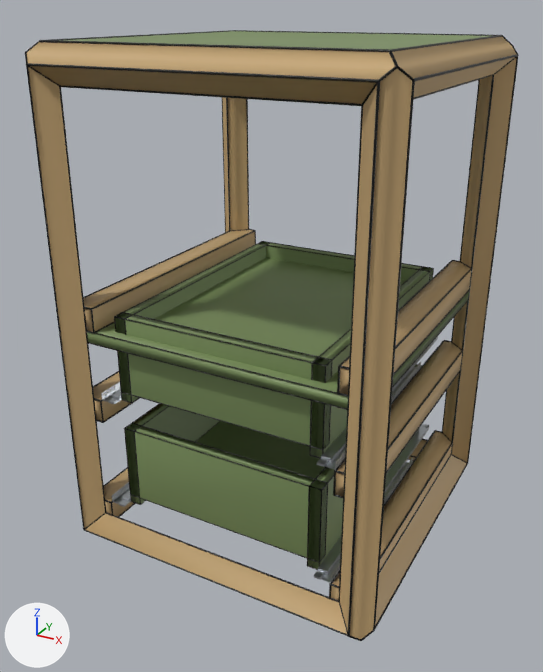
The glTF model public/catalogue/glb/003-table-chevet.glb as it was, and as the next commit left it.
The view is the same before and after, from a 50 mm camera at (0.617, -0.6, 0.644) aimed at (0.191, 0.174, 0.257). Every picture has the same lights, and +X, +Y and +Z are marked at lower left. The older version comes first. Where no turn or scale is listed for an object, it has been applied to the vertices. Vertices at exactly the same position are counted once.
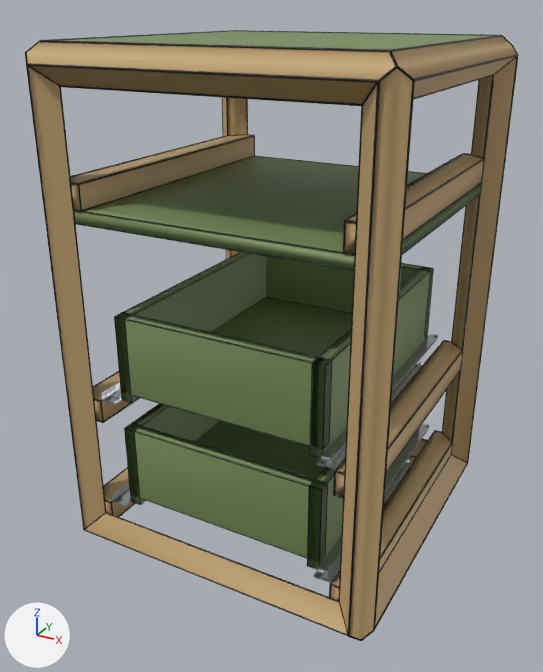
Where the change shows, as pixel boxes [x1, y1, x2, y2] in the pictures (543 x 672 px):
'tablette-plate-mod-0', moved: before [87, 258, 469, 408]; after [74, 156, 481, 269]
'tablette-traverse-left-mod-0', moved: before [84, 230, 255, 332]; after [71, 135, 254, 210]
'tablette-traverse-right-mod-0', moved: before [339, 261, 471, 395]; after [345, 154, 484, 253]
'Mesh_251', moved: before [88, 342, 348, 410]; after [75, 223, 354, 271]
'Mesh_243', moved: before [94, 333, 337, 394]; after [81, 211, 343, 254]
'Mesh_277', moved: before [91, 230, 256, 310]; after [79, 135, 255, 185]
'Mesh_274', moved: before [83, 231, 230, 298]; after [71, 135, 228, 177]
'Mesh_293', moved: before [395, 268, 472, 349]; after [405, 158, 484, 210]
'Mesh_287', moved: before [393, 289, 470, 376]; after [403, 182, 482, 241]
'Mesh_271', moved: before [95, 322, 114, 333]; after [82, 156, 254, 211]
'Mesh_296', moved: before [340, 260, 452, 366]; after [344, 153, 463, 221]
'Mesh_253', moved: before [393, 300, 469, 387]; after [402, 194, 481, 255]
'Mesh_303', moved: before [337, 366, 340, 394]; after [343, 221, 346, 253]
'Mesh_284', moved: before [91, 309, 95, 333]; after [78, 184, 82, 211]
'Mesh_247', moved (not visible before): after [257, 156, 426, 174]
'Mesh_297', moved: before [339, 365, 350, 370]; after [345, 219, 357, 224]
'Mesh_291', moved: before [338, 393, 348, 397]; after [343, 252, 355, 256]
'Mesh_279', moved: before [83, 308, 87, 330]; after [70, 184, 74, 210]
'drawer-box-joue_d-mod-2', unchanged, uncovered by the edit: [311, 267, 433, 457] in both
'drawer-box-arriere-mod-2', unchanged, uncovered by the edit: before [261, 242, 433, 281]; after [266, 256, 433, 336]
'drawer-box-dessous-mod-2', unchanged, uncovered by the edit: after [213, 298, 352, 356]
'arete-Z2', unchanged, covered by the edit: before [222, 97, 248, 232]; after [222, 97, 247, 259]

Patch to the scene script:
```diff
--- a/public/catalogue/glb/003-table-chevet.glb.py
+++ b/public/catalogue/glb/003-table-chevet.glb.py
@@ me_mesh_241 @@
-me_mesh_241.from_pydata(...)  # 16 vertices, 28 faces; spans x 0.011..0.389, y 0.011..0.389, z 0.278..0.292
+me_mesh_241.from_pydata(...)  # 16 vertices, 28 faces; spans x 0.011..0.389, y 0.011..0.389, z 0.423..0.438
+# me_mesh_241 part 1: the whole mesh is moved by (0.0, 0.0, 0.145)
 me_mesh_241.materials.append(mat_material_26)
@@ me_mesh_266 @@
-me_mesh_266.from_pydata(...)  # 12 vertices, 20 faces; spans x 0.011..0.044, y 0.011..0.389, z 0.292..0.322
+me_mesh_266.from_pydata(...)  # 12 vertices, 20 faces; spans x 0.011..0.044, y 0.011..0.389, z 0.438..0.468
+# me_mesh_266 part 2: the whole mesh is moved by (0.0, 0.0, 0.145)
 me_mesh_266.materials.append(mat_material_28)
@@ me_mesh_285 @@
-me_mesh_285.from_pydata(...)  # 12 vertices, 20 faces; spans x 0.356..0.389, y 0.011..0.389, z 0.292..0.322
+me_mesh_285.from_pydata(...)  # 12 vertices, 20 faces; spans x 0.356..0.389, y 0.011..0.389, z 0.438..0.468
+# me_mesh_285 part 3: the whole mesh is moved by (0.0, 0.0, 0.145)
 me_mesh_285.materials.append(mat_material_30)
@@ ob_mesh_243 @@
 ob_mesh_243 = bpy.data.objects.new('Mesh_243', me_mesh_243)
-ob_mesh_243.location = (0.2, 0.011, 0.292)
+ob_mesh_243.location = (0.2, 0.011, 0.438)
@@ ob_mesh_247 @@
 ob_mesh_247 = bpy.data.objects.new('Mesh_247', me_mesh_247)
-ob_mesh_247.location = (0.2, 0.389, 0.292)
+ob_mesh_247.location = (0.2, 0.389, 0.438)
@@ ob_mesh_251 @@
 ob_mesh_251 = bpy.data.objects.new('Mesh_251', me_mesh_251)
-ob_mesh_251.location = (0.2, 0.011, 0.278)
+ob_mesh_251.location = (0.2, 0.011, 0.423)
@@ ob_mesh_253 @@
 ob_mesh_253 = bpy.data.objects.new('Mesh_253', me_mesh_253)
-ob_mesh_253.location = (0.389, 0.2, 0.278)
+ob_mesh_253.location = (0.389, 0.2, 0.423)
@@ ob_mesh_271 @@
 ob_mesh_271 = bpy.data.objects.new('Mesh_271', me_mesh_271)
-ob_mesh_271.location = (0.044, 0.2, 0.292)
+ob_mesh_271.location = (0.044, 0.2, 0.438)
@@ ob_mesh_274 @@
 ob_mesh_274 = bpy.data.objects.new('Mesh_274', me_mesh_274)
-ob_mesh_274.location = (0.011, 0.2, 0.322)
+ob_mesh_274.location = (0.011, 0.2, 0.468)
@@ ob_mesh_277 @@
 ob_mesh_277 = bpy.data.objects.new('Mesh_277', me_mesh_277)
-ob_mesh_277.location = (0.044, 0.2, 0.322)
+ob_mesh_277.location = (0.044, 0.2, 0.468)
@@ ob_mesh_279 @@
 ob_mesh_279 = bpy.data.objects.new('Mesh_279', me_mesh_279)
-ob_mesh_279.location = (0.032, 0.011, 0.308)
+ob_mesh_279.location = (0.032, 0.011, 0.452)
@@ ob_mesh_284 @@
 ob_mesh_284 = bpy.data.objects.new('Mesh_284', me_mesh_284)
-ob_mesh_284.location = (0.044, 0.011, 0.308)
+ob_mesh_284.location = (0.044, 0.011, 0.452)
@@ ob_mesh_287 @@
 ob_mesh_287 = bpy.data.objects.new('Mesh_287', me_mesh_287)
-ob_mesh_287.location = (0.389, 0.2, 0.292)
+ob_mesh_287.location = (0.389, 0.2, 0.438)
@@ ob_mesh_291 @@
 ob_mesh_291 = bpy.data.objects.new('Mesh_291', me_mesh_291)
-ob_mesh_291.location = (0.362, 0.011, 0.292)
+ob_mesh_291.location = (0.362, 0.011, 0.438)
@@ ob_mesh_293 @@
 ob_mesh_293 = bpy.data.objects.new('Mesh_293', me_mesh_293)
-ob_mesh_293.location = (0.389, 0.2, 0.322)
+ob_mesh_293.location = (0.389, 0.2, 0.468)
@@ ob_mesh_296 @@
 ob_mesh_296 = bpy.data.objects.new('Mesh_296', me_mesh_296)
-ob_mesh_296.location = (0.356, 0.2, 0.322)
+ob_mesh_296.location = (0.356, 0.2, 0.468)
@@ ob_mesh_297 @@
 ob_mesh_297 = bpy.data.objects.new('Mesh_297', me_mesh_297)
-ob_mesh_297.location = (0.362, 0.011, 0.322)
+ob_mesh_297.location = (0.362, 0.011, 0.468)
@@ ob_mesh_303 @@
 ob_mesh_303 = bpy.data.objects.new('Mesh_303', me_mesh_303)
-ob_mesh_303.location = (0.356, 0.011, 0.308)
+ob_mesh_303.location = (0.356, 0.011, 0.452)
```
